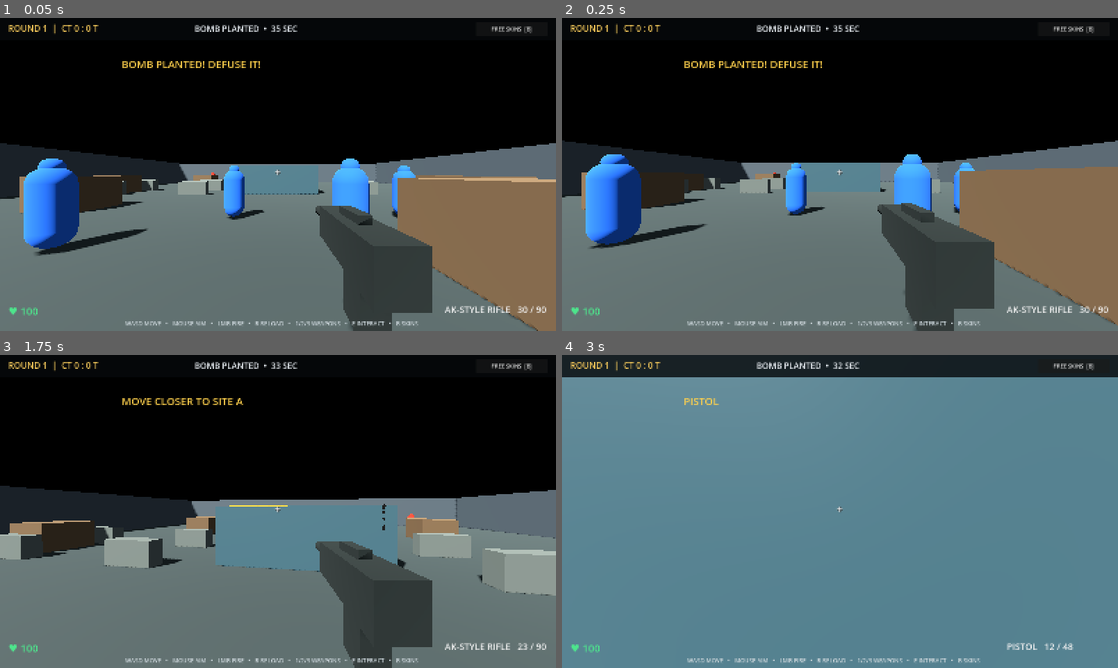
Above: before the commit, frames 1-4 (two rows, left to right).
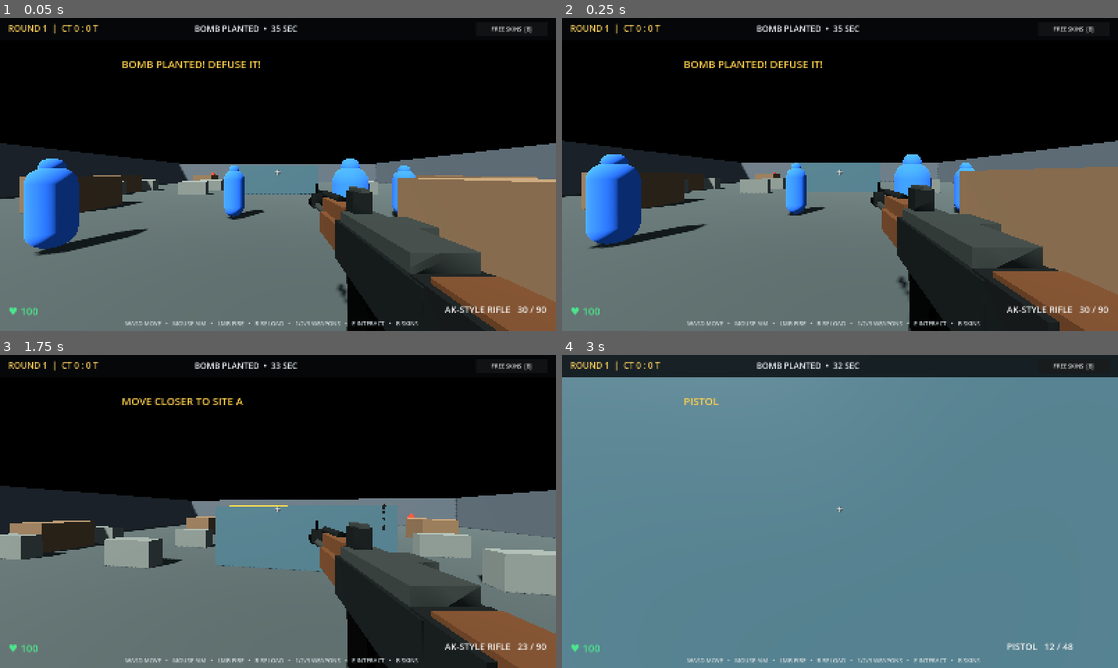
Above: after the commit, the same moments.

Repository: a89526425040-creator/ks2
Game: Godot game, scene res://Main.tscn
Two runs of this game, one before a commit and one after it. Both use one fixed random seed, a clock stepped at 60 frames per second and the inputs below.
Inputs (mouse positions are in pixels of both pictures, inside the frame that each line leads up to):
- Up to frame 1 (0.05 s): no input
- Up to frame 2 (0.25 s): no input
- Up to frame 3 (1.75 s): tap Enter at 0.5 s; move the mouse to (305, 511) at 0.52 s; press the mouse at (305, 511) at 0.53 s; hold W (move_forward) from 0.53 s (still down); tap Space (jump) at 0.77, 1.52 s; move the mouse to (250, 511) at 1.27 s; release the mouse at (250, 511) at 1.28 s; tap E (interact) at 1.35 s
- Up to frame 4 (3 s): keep holding W (move_forward); move the mouse to (851, 505) at 2.02 s; hold 1 (weapon_1) 2.03-2.78 s; move the mouse to (834, 517) at 2.77 s; tap 2 (weapon_2) at 2.85 s

The runs differ from the first frame. In frame 1, 9.7% of the frame differs, in the area x 55-100%, y 52-100%; in frame 2, 10%; in frame 3, 10%; in frame 4, nothing differs.

Commit message:
Fix invisible first-person rifle using stable visible AK model

Diff:
--- a/main.gd
+++ b/main.gd
@@ -250,67 +250,54 @@
 	_create_reload_magazine()
 
 func _load_ak_weapon() -> void:
-	# Use the supplied AKS-74 FBX as the actual in-game rifle.
+	# Build a clean AK-style first-person weapon from separate parts.
+	# The imported FBX is intentionally not used here: its stock contains
+	# an unwanted protruding rod which is part of the source geometry.
 	imported_weapon = Node3D.new()
-	imported_weapon.name = "ImportedAKS74"
+	imported_weapon.name = "CleanAKS74"
 	weapon_view.add_child(imported_weapon)
-	var packed := load("res://896cdfacb60948bd89918a152d25c658.fbx") as PackedScene
-	if packed == null:
-		push_error("KS2: AKS-74 FBX could not be loaded; keeping fallback weapon")
-		return
-	var model := packed.instantiate() as Node3D
-	if model == null:
-		push_error("KS2: AKS-74 FBX has no Node3D root; keeping fallback weapon")
-		return
-	model.name = "AKS74_FBX"
-	imported_weapon.add_child(model)
-	call_deferred("_fit_imported_ak", model)
-
-
-func _fit_imported_ak(model: Node3D) -> void:
-	if not is_instance_valid(model) or not is_instance_valid(imported_weapon):
-		return
-	var bounds := _collect_weapon_bounds(model, model)
-	if bounds.size.length() < 0.01:
-		push_error("KS2: imported AKS-74 has no mesh bounds; keeping fallback")
-		imported_weapon.queue_free()
-		imported_weapon = null
-		return
-	# Normalize the FBX forward axis and scale it for the first-person camera.
-	var axis_sizes := [bounds.size.x, bounds.size.y, bounds.size.z]
-	var longest_axis := 0
-	if axis_sizes[1] > axis_sizes[longest_axis]:
-		longest_axis = 1
-	if axis_sizes[2] > axis_sizes[longest_axis]:
-		longest_axis = 2
-	if longest_axis == 0:
-		model.rotation.y = PI * 0.5
-	elif longest_axis == 1:
-		model.rotation.x = PI * 0.5
-	await get_tree().process_frame
-	if not is_instance_valid(model) or not is_instance_valid(imported_weapon):
-		return
-	bounds = _collect_weapon_bounds(model, imported_weapon)
-	if bounds.size.length() < 0.01:
-		push_error("KS2: failed to fit imported AKS-74; keeping fallback")
-		imported_weapon.queue_free()
-		imported_weapon = null
-		return
-	var longest := maxf(bounds.size.x, maxf(bounds.size.y, bounds.size.z))
-	var fit_scale := 1.38 / maxf(longest, 0.001)
-	imported_weapon.scale = Vector3.ONE * fit_scale
-	imported_weapon.position = -bounds.get_center() * fit_scale + Vector3(0.0, -0.015, 0.0)
-	imported_magazine = _find_weapon_part(imported_weapon, ["magazine", "mag"])
-	imported_bolt = _find_weapon_part(imported_weapon, ["charging", "bolt", "handle"])
-	if is_instance_valid(imported_magazine):
-		imported_magazine_home = imported_magazine.position
-	if is_instance_valid(imported_bolt):
-		imported_bolt_home = imported_bolt.position
+	var dark := _weapon_material(Color(0.105, 0.115, 0.11), 0.38)
+	var metal := _weapon_material(Color(0.19, 0.205, 0.19), 0.32)
+	var wood := _weapon_material(Color(0.30, 0.19, 0.105), 0.72)
+	var black := _weapon_material(Color(0.045, 0.05, 0.047), 0.3)
+
+	# Receiver and upper cover.
+	_weapon_box(imported_weapon, "Receiver", Vector3(0.17, 0.17, 0.48), Vector3(0, 0, 0.02), dark)
+	_weapon_box(imported_weapon, "Top cover", Vector3(0.145, 0.045, 0.40), Vector3(0, 0.105, 0.015), metal)
+	_weapon_box(imported_weapon, "Rear receiver block", Vector3(0.16, 0.15, 0.13), Vector3(0, 0.015, 0.29), dark)
+
+	# Wooden handguard and the barrel assembly.
+	_weapon_box(imported_weapon, "Lower handguard", Vector3(0.155, 0.125, 0.34), Vector3(0, -0.005, -0.385), wood)
+	_weapon_box(imported_weapon, "Upper handguard", Vector3(0.12, 0.075, 0.34), Vector3(0, 0.105, -0.385), wood)
+	_weapon_cylinder(imported_weapon, "Barrel", 0.027, 0.027, 0.58, Vector3(0, 0.015, -0.82), metal)
+	_weapon_cylinder(imported_weapon, "Muzzle brake", 0.043, 0.038, 0.13, Vector3(0, 0.015, -1.16), black)
+	_weapon_cylinder(imported_weapon, "Gas tube", 0.025, 0.025, 0.34, Vector3(0, 0.145, -0.55), dark)
+
+	# Solid wooden buttstock: no thin rod or brace behind the stock.
+	_weapon_box(imported_weapon, "Wooden buttstock", Vector3(0.13, 0.19, 0.43), Vector3(0, 0.005, 0.47), wood)
+	_weapon_box(imported_weapon, "Rubber butt plate", Vector3(0.14, 0.205, 0.035), Vector3(0, 0.005, 0.70), black)
+
+	# Pistol grip and curved-looking detachable magazine.
+	var grip := _weapon_box(imported_weapon, "Pistol grip", Vector3(0.105, 0.24, 0.13), Vector3(0, -0.19, 0.12), black)
+	grip.rotation.x = -0.18
+	imported_magazine = _weapon_box(imported_weapon, "Magazine", Vector3(0.115, 0.285, 0.16), Vector3(0, -0.205, -0.075), black)
+	imported_magazine_home = imported_magazine.position
+	_weapon_box(imported_weapon, "Magazine base", Vector3(0.12, 0.025, 0.17), Vector3(0, -0.355, -0.075), metal)
+
+	# Sights, gas block, front block, charging handle and small details.
+	_weapon_box(imported_weapon, "Rear sight base", Vector3(0.075, 0.09, 0.075), Vector3(0, 0.17, -0.18), dark)
+	_weapon_box(imported_weapon, "Rear sight leaf", Vector3(0.035, 0.018, 0.12), Vector3(0, 0.22, -0.18), metal)
+	_weapon_box(imported_weapon, "Front sight block", Vector3(0.085, 0.12, 0.075), Vector3(0, 0.06, -0.99), dark)
+	_weapon_box(imported_weapon, "Front sight post", Vector3(0.018, 0.09, 0.018), Vector3(0, 0.16, -0.99), black)
+	imported_bolt = _weapon_box(imported_weapon, "Charging handle", Vector3(0.07, 0.045, 0.13), Vector3(0.105, 0.105, -0.02), metal)
+	imported_bolt_home = imported_bolt.position
+	_weapon_box(imported_weapon, "Selector", Vector3(0.018, 0.10, 0.13), Vector3(0.095, -0.015, 0.13), metal)
+
+	# Keep the existing muzzle flash and hide the old primitive placeholder.
 	for part in fallback_weapon_parts:
 		if is_instance_valid(part):
 			part.visible = false
-	_apply_weapon_skin(0)
-	print("KS2: original AKS-74 FBX loaded; fitted bounds=", bounds)
+	print("KS2: clean procedural AKS-74 assembled; stock rod removed")
 
 
 func _weapon_material(color: Color, roughness: float) -> StandardMaterial3D:
